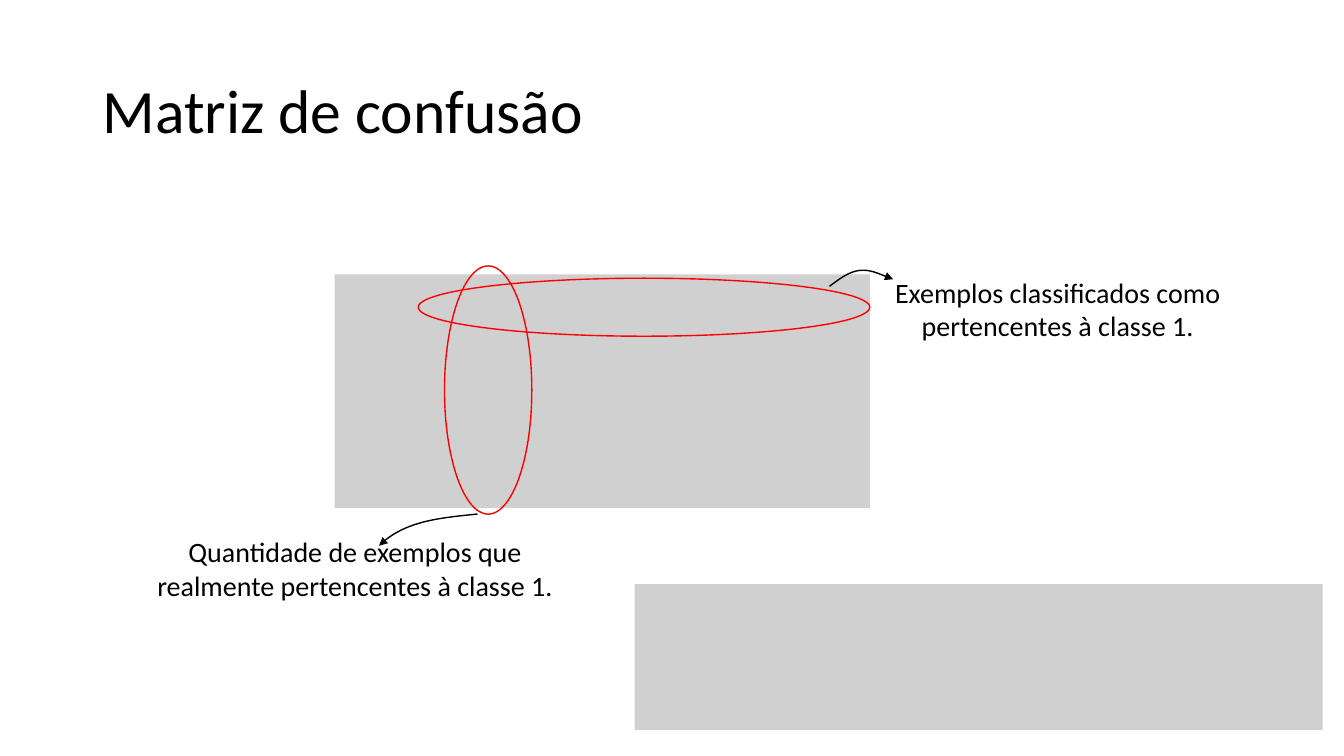
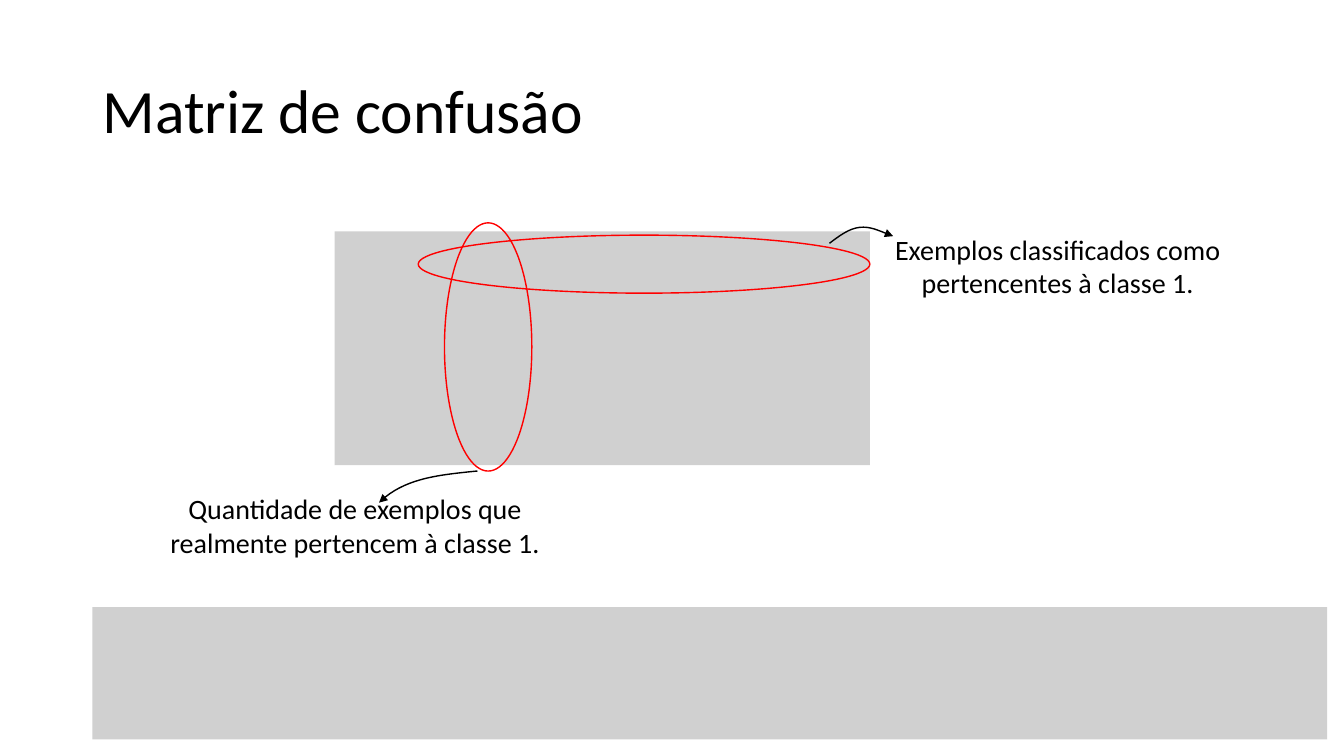
Before and after one commit to zz4fap/c24_inteligencia_artificial, a slide deck: slide 7 of slides/C24_Métricas_de_Classificação.pptx. Drawn at 1344x756 pixels with LibreOffice and Linux fonts; fonts in the diff are those of the drawing; grey boxes stand for pictures. Boxes give left, top, right and bottom in pixels: in the first picture for what was removed or moved away, otherwise in the second. Text is boxed around its words. In the diff, an @@ line names an element or a change of style, - is before the commit and + after.

Commit message:
update of slides

```diff
--- a/slides/C24_Métricas_de_Classificação.pptx
+++ b/slides/C24_Métricas_de_Classificação.pptx
@@ 2 ellipses, 1 text, 1 freeform shape, 1 picture moved together from (x1=335, y1=267, x2=1220, y2=515) to (x1=335, y1=223, x2=1220, y2=471) @@
@@ freeform shape moved from (x1=380, y1=492, x2=478, y2=568) to (x1=380, y1=450, x2=478, y2=525) @@
@@ text at (x1=170, y1=496, x2=539, y2=558): text changed @@
-Quantidade de exemplos que realmente pertencentes à classe 1.
+Quantidade de exemplos que realmente pertencem à classe 1.
@@ picture resized from (x1=635, y1=584, x2=1324, y2=730) to (x1=93, y1=607, x2=1328, y2=739) @@
```
Also in this commit, not shown: 2 other slides changed, 1 slide added.
